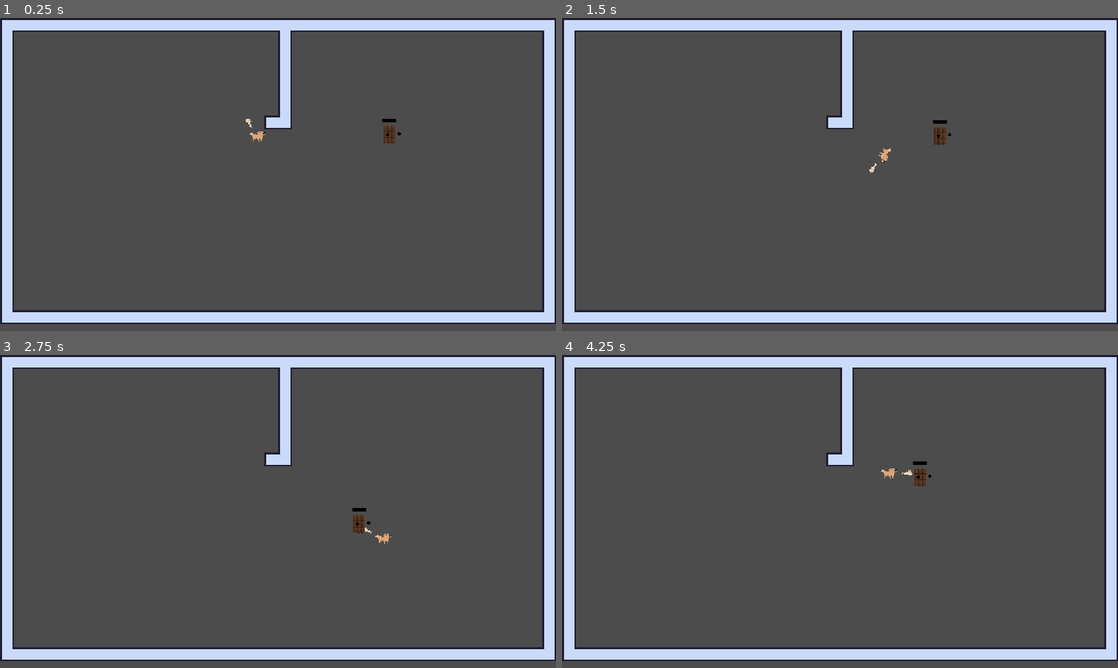
Above: before the commit, frames 1-4 (two rows, left to right).
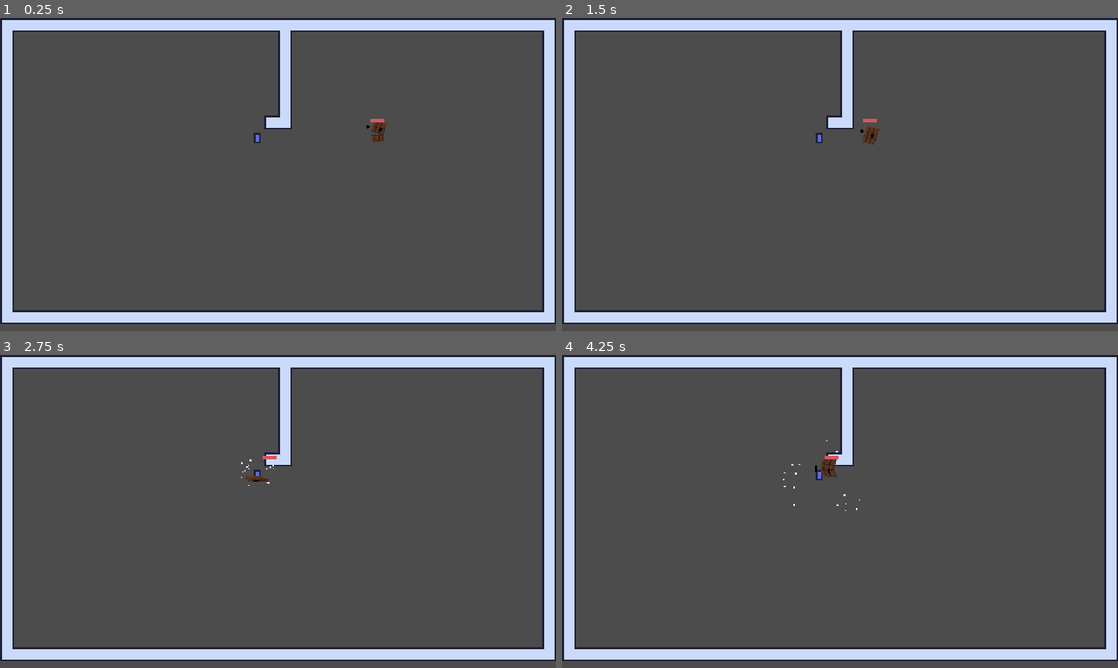
Above: after the commit, the same moments.

Repository: 3k2ng/dog-puff-pensive
Game: Godot game, scene res://scenes/demo_tung.tscn
Two runs of this game, one before a commit and one after it. Both use one fixed random seed, a clock stepped at 60 frames per second and the inputs below. The project has no main scene, so this scene is started directly.
Inputs (mouse positions are in pixels of both pictures, inside the frame that each line leads up to):
- Up to frame 1 (0.25 s): no input
- Up to frame 2 (1.5 s): move the mouse to (962, 158) at 0.52 s; hold D (move_right) 0.53-1.28 s; click (962, 158) at 0.6 s; move the mouse to (728, 190) at 1.27 s; hold S (move_down) from 1.28 s (still down); right-click (728, 190) at 1.35 s
- Up to frame 3 (2.75 s): click (166, 527) at 1.55 s; move the mouse to (333, 442) at 2.02 s; release S (move_down) at 2.03 s; hold D (move_right) from 2.03 s (still down); click (333, 442) at 2.1 s
- Up to frame 4 (4.25 s): move the mouse to (812, 574) at 2.77 s; release D (move_right) at 2.78 s; hold W (move_up) 2.78-3.53 s; click (812, 574) at 2.85 s; move the mouse to (1006, 558) at 3.52 s; hold A (move_left) from 3.53 s (still down); right-click (1006, 558) at 3.6 s; click (1006, 558) at 3.8 s

The runs differ from the first frame. In frame 1, 0.4% of the frame differs, in the area x 44-73%, y 32-41%; in frame 2, 0.4%; in frame 3, 0.3%; in frame 4, 0.4%, in the area x 39-67%, y 27-50%.
Error before the commit: Attempt to call function 'hurt' in base 'null instance' on a null instance. (res://scripts/player_melee.gd:14)
Error after the commit: Attempt to call function 'melee_input' in base 'null instance' on a null instance. (res://scripts/player_movement.gd:13)

Commit message:
Revert "Added mouse movement of the bone (for real this time)"
This reverts commit 37c78511f69d3bef58788cb1f81aa94cca2c7bf0.

Diff:
--- a/scenes/Player.tscn
+++ b/scenes/Player.tscn
@@ -1,13 +1,10 @@
-[gd_scene load_steps=11 format=2]
+[gd_scene load_steps=6 format=2]
 
 [ext_resource path="res://scripts/player_movement.gd" type="Script" id=1]
-[ext_resource path="res://scripts/player_melee.gd" type="Script" id=2]
-[ext_resource path="res://sprites/bone/swing.png" type="Texture" id=3]
-[ext_resource path="res://sprites/dog/still.png" type="Texture" id=4]
+[ext_resource path="res://sprites/test_sprites/player.png" type="Texture" id=2]
 
-[sub_resource type="CapsuleShape2D" id=4]
-radius = 6.0
-height = 8.0
+[sub_resource type="RectangleShape2D" id=1]
+extents = Vector2( 4, 6 )
 
 [sub_resource type="Animation" id=2]
 length = 0.001
@@ -21,7 +18,7 @@
 "times": PoolRealArray( 0 ),
 "transitions": PoolRealArray( 1 ),
 "update": 0,
-"values": [ ExtResource( 4 ) ]
+"values": [ ExtResource( 2 ) ]
 }
 tracks/1/type = "value"
 tracks/1/path = NodePath("Sprite:position")
@@ -47,26 +44,6 @@
 "update": 0,
 "values": [ 0.0 ]
 }
-tracks/3/type = "bezier"
-tracks/3/path = NodePath("Sprite:position:x")
-tracks/3/interp = 1
-tracks/3/loop_wrap = true
-tracks/3/imported = false
-tracks/3/enabled = true
-tracks/3/keys = {
-"points": PoolRealArray( 0, -0.25, 0, 0.25, 0 ),
-"times": PoolRealArray( 0 )
-}
-tracks/4/type = "bezier"
-tracks/4/path = NodePath("Sprite:position:y")
-tracks/4/interp = 1
-tracks/4/loop_wrap = true
-tracks/4/imported = false
-tracks/4/enabled = true
-tracks/4/keys = {
-"points": PoolRealArray( 0, -0.25, 0, 0.25, 0 ),
-"times": PoolRealArray( 0 )
-}
 
 [sub_resource type="Animation" id=3]
 resource_name = "dodge_roll"
@@ -81,7 +58,7 @@
 "times": PoolRealArray( 0 ),
 "transitions": PoolRealArray( 1 ),
 "update": 0,
-"values": [ ExtResource( 4 ) ]
+"values": [ ExtResource( 2 ) ]
 }
 tracks/1/type = "value"
 tracks/1/path = NodePath("Sprite:position")
@@ -107,148 +84,22 @@
 "update": 0,
 "values": [ 0.0, 90.0, 180.0, 270.0, 360.0 ]
 }
-
-[sub_resource type="CapsuleShape2D" id=5]
-radius = 8.61703
-height = 29.3521
-
-[sub_resource type="Animation" id=10]
-length = 0.001
-tracks/0/type = "value"
-tracks/0/path = NodePath("HitBox:position")
-tracks/0/interp = 1
-tracks/0/loop_wrap = true
-tracks/0/imported = false
-tracks/0/enabled = true
-tracks/0/keys = {
-"times": PoolRealArray( 0 ),
-"transitions": PoolRealArray( 1 ),
-"update": 0,
-"values": [ Vector2( 14.6619, 9.90101 ) ]
-}
-tracks/1/type = "value"
-tracks/1/path = NodePath("Sprite:position")
-tracks/1/interp = 1
-tracks/1/loop_wrap = true
-tracks/1/imported = false
-tracks/1/enabled = true
-tracks/1/keys = {
-"times": PoolRealArray( 0 ),
-"transitions": PoolRealArray( 1 ),
-"update": 0,
-"values": [ Vector2( 6.06941, -0.402863 ) ]
-}
-tracks/2/type = "value"
-tracks/2/path = NodePath("Sprite:frame")
-tracks/2/interp = 1
-tracks/2/loop_wrap = true
-tracks/2/imported = false
-tracks/2/enabled = true
-tracks/2/keys = {
-"times": PoolRealArray( 0 ),
-"transitions": PoolRealArray( 1 ),
-"update": 1,
-"values": [ 0 ]
-}
-tracks/3/type = "value"
-tracks/3/path = NodePath("HitBox:disabled")
+tracks/3/type = "method"
+tracks/3/path = NodePath(".")
 tracks/3/interp = 1
 tracks/3/loop_wrap = true
 tracks/3/imported = false
 tracks/3/enabled = true
 tracks/3/keys = {
-"times": PoolRealArray( 0 ),
-"transitions": PoolRealArray( 1 ),
-"update": 0,
-"values": [ true ]
-}
-tracks/4/type = "value"
-tracks/4/path = NodePath("HitBox:rotation_degrees")
-tracks/4/interp = 1
-tracks/4/loop_wrap = true
-tracks/4/imported = false
-tracks/4/enabled = true
-tracks/4/keys = {
-"times": PoolRealArray( 0 ),
-"transitions": PoolRealArray( 1 ),
-"update": 0,
-"values": [ -41.8678 ]
-}
-
-[sub_resource type="Animation" id=9]
-resource_name = "bone_melee"
-length = 0.5
-tracks/0/type = "value"
-tracks/0/path = NodePath("Sprite:position")
-tracks/0/interp = 1
-tracks/0/loop_wrap = true
-tracks/0/imported = false
-tracks/0/enabled = true
-tracks/0/keys = {
-"times": PoolRealArray( 0 ),
-"transitions": PoolRealArray( 1 ),
-"update": 0,
-"values": [ Vector2( 6.06941, -0.402863 ) ]
-}
-tracks/1/type = "value"
-tracks/1/path = NodePath("HitBox:position")
-tracks/1/interp = 1
-tracks/1/loop_wrap = true
-tracks/1/imported = false
-tracks/1/enabled = true
-tracks/1/keys = {
-"times": PoolRealArray( 0, 0.2 ),
+"times": PoolRealArray( 0, 0.5 ),
 "transitions": PoolRealArray( 1, 1 ),
-"update": 0,
-"values": [ Vector2( 14.6619, 9.90101 ), Vector2( 20.4401, -4.81671 ) ]
-}
-tracks/2/type = "value"
-tracks/2/path = NodePath("HitBox:rotation_degrees")
-tracks/2/interp = 1
-tracks/2/loop_wrap = true
-tracks/2/imported = false
-tracks/2/enabled = true
-tracks/2/keys = {
-"times": PoolRealArray( 0, 0.2 ),
-"transitions": PoolRealArray( 1, 1 ),
-"update": 0,
-"values": [ 132.153, -41.8678 ]
-}
-tracks/3/type = "value"
-tracks/3/path = NodePath("Sprite:frame")
-tracks/3/interp = 1
-tracks/3/loop_wrap = true
-tracks/3/imported = false
-tracks/3/enabled = true
-tracks/3/keys = {
-"times": PoolRealArray( 0, 0.1, 0.2, 0.3, 0.4 ),
-"transitions": PoolRealArray( 1, 1, 1, 1, 1 ),
-"update": 1,
-"values": [ 0, 1, 2, 3, 4 ]
-}
-tracks/4/type = "value"
-tracks/4/path = NodePath("Sprite:flip_h")
-tracks/4/interp = 1
-tracks/4/loop_wrap = true
-tracks/4/imported = false
-tracks/4/enabled = true
-tracks/4/keys = {
-"times": PoolRealArray( 0 ),
-"transitions": PoolRealArray( 1 ),
-"update": 1,
-"values": [ false ]
-}
-tracks/5/type = "value"
-tracks/5/path = NodePath("HitBox:disabled")
-tracks/5/interp = 1
-tracks/5/loop_wrap = true
-tracks/5/imported = false
-tracks/5/enabled = true
-tracks/5/keys = {
-"times": PoolRealArray( 0.2, 0.3, 0.4, 1 ),
-"transitions": PoolRealArray( 1, 1, 1, 1 ),
-"update": 1,
-"values": [ false, false, true, true ]
+"values": [ {
+"args": [ true ],
+"method": "set_process_unhandled_input"
+}, {
+"args": [ false ],
+"method": "set_process_unhandled_input"
+} ]
 }
 
 [node name="player" type="KinematicBody2D"]
@@ -256,31 +107,11 @@
 
 [node name="physicsBox" type="CollisionShape2D" parent="."]
 position = Vector2( 0, 2 )
-rotation = 1.5708
-shape = SubResource( 4 )
+shape = SubResource( 1 )
 
-[node name="PlayerAnimation" type="AnimationPlayer" parent="."]
+[node name="AnimationPlayer" type="AnimationPlayer" parent="."]
 anims/RESET = SubResource( 2 )
 anims/dodge_roll = SubResource( 3 )
 
 [node name="Sprite" type="Sprite" parent="."]
-texture = ExtResource( 4 )
-
-[node name="MeleeArea" type="Area2D" parent="."]
-rotation = 0.231427
-script = ExtResource( 2 )
-
-[node name="HitBox" type="CollisionShape2D" parent="MeleeArea"]
-position = Vector2( 14.6619, 9.90101 )
-rotation = -0.730731
-shape = SubResource( 5 )
-disabled = true
-
-[node name="Sprite" type="Sprite" parent="MeleeArea"]
-position = Vector2( 6.06941, -0.402863 )
-texture = ExtResource( 3 )
-hframes = 5
-
-[node name="BoneAnimation" type="AnimationPlayer" parent="MeleeArea"]
-anims/RESET = SubResource( 10 )
-anims/bone_melee = SubResource( 9 )
+texture = ExtResource( 2 )
--- a/scenes/melee_attack.gd
+++ /dev/null
@@ -1,16 +0,0 @@
-extends Area2D
-
-
-# Declare member variables here. Examples:
-# var a = 2
-# var b = "text"
-
-
-# Called when the node enters the scene tree for the first time.
-func _ready():
-	pass # Replace with function body.
-
-
-# Called every frame. 'delta' is the elapsed time since the previous frame.
-#func _process(delta):
-#	pass
--- a/scripts/enemies/basic_enemy.gd
+++ b/scripts/enemies/basic_enemy.gd
@@ -1,16 +1,34 @@
 extends "res://scripts/enemies/enemy.gd"
+
+const SPLASH: PackedScene = preload("res://objects/splash.tscn")
+
+enum {
+	IDLE,
+	HIT,
+	CHASE,
+	ATTACK
+}
 
 const MOVEMENT_SPEED = 32
 
-const DETECTION_RANGE = 80 # 5 blocks
+const DETECTION_RANGE = 160 # 10 blocks
 const ATTACK_RANGE = 16
+const CLOSEST_DIST = 1 # closest distance needed to consider arrived at last know player location
 
+const STUN_TIME = 0.1
 
 var direction: Vector2
+var last_known_location: Vector2 # location of player last time seen
 
 var target: KinematicBody2D
+var state: int
+var stun_timer: float
+var dead: bool
 
 onready var to_player: RayCast2D = $ToPlayer
+onready var health_bar: TextureProgress = $HealthBar
+onready var anim_sprite: AnimatedSprite = $Sprite
+onready var anim_playback = $AnimationTree.get("parameters/playback")
 
 func get_player_as_target() -> void:
 	var player_group: Array = get_tree().get_nodes_in_group("player")
@@ -20,30 +38,77 @@
 		to_player.add_exception(target)
 		to_player.enabled = true
 
+func _die() -> void:
+	dead = true
+	velocity = Vector2.ZERO
+	anim_playback.travel("dead")
+
 func _ready() -> void:
 	get_player_as_target()
+	max_health = 3
+	health_bar.max_value = max_health
+	._ready()
 
 func _process(delta: float) -> void:
 	._process(delta)
+	health_bar.value = health
+
+	if dead:
+		return
+
+	if state == HIT:
+		if stun_timer > 0:
+			stun_timer -= delta
+			anim_playback.travel("hurt")
+			return
+		else:
+			state = IDLE
+
 	if target:
 		to_player.cast_to = target.position - position
-		if to_player.cast_to.length() > DETECTION_RANGE or to_player.is_colliding():
-			# no player detected
-			direction = Vector2.ZERO
-			pass
-		elif to_player.cast_to.length() < ATTACK_RANGE:
-			$AnimationPlayer.play("melee_attack")
+		if $AnimationPlayer.current_animation == "melee_attack" or (to_player.cast_to.length() < ATTACK_RANGE and not to_player.is_colliding()):
+			state = ATTACK
+		elif to_player.cast_to.length() > DETECTION_RANGE or to_player.is_colliding():
+			if position.distance_to(last_known_location) < 1:
+				anim_playback.travel("confused")
+				state = IDLE
 		else:
 			# yes player detected
-			$MeleeBox.rotation = Vector2.RIGHT.angle_to(to_player.cast_to)
-			direction = to_player.cast_to.normalized()
-			pass
+			last_known_location = target.position
+			anim_playback.travel("notice")
+			state = CHASE
 	else:
 		get_player_as_target()
 
+	match state:
+		IDLE:
+			anim_playback.travel("idle")
+			direction = Vector2.ZERO
+		ATTACK:
+			anim_playback.travel("melee_attack")
+			direction = Vector2.ZERO
+		CHASE:
+			anim_playback.travel("chase")
+			direction = position.direction_to(last_known_location).normalized()
+			$MeleeBox.rotation = Vector2.RIGHT.angle_to(direction)
+
 func _physics_process(delta: float) -> void:
 	._physics_process(delta)
-	velocity = direction * MOVEMENT_SPEED
+	if state != HIT:
+		velocity = direction * MOVEMENT_SPEED
+		if velocity.x < 0:
+			anim_sprite.flip_h = true
+		elif velocity.x > 0:
+			anim_sprite.flip_h = false
 
 func hurt(dir: Vector2, damage: int) -> void:
+	$FlashPlayer.play("flash")
+	state = HIT
+	stun_timer = STUN_TIME
+	velocity = dir.normalized() * 32
 	.hurt(dir, damage)
+
+func splash() -> void:
+	var new_splash = SPLASH.instance()
+	new_splash.position = $MeleeBox/Shape.global_position
+	SignalBus.emit_signal("spawn_object", new_splash)
--- a/scripts/enemies/enemy.gd
+++ b/scripts/enemies/enemy.gd
@@ -1,13 +1,14 @@
 extends KinematicBody2D
 
+var max_health: int
 var health: int
 var velocity: Vector2
 
 func _ready() -> void:
-	pass
+	health = max_health
 
 func _process(delta: float) -> void:
-	if health < 0:
+	if health <= 0:
 		_die()
 
 func _physics_process(delta: float) -> void:
--- a/scripts/player_melee.gd
+++ b/scripts/player_melee.gd
@@ -9,9 +9,18 @@
 
 
 func if_body_entered(body: Node):
+	if Input.get_connected_joypads().size() > 0:
+		pass
+		# write attack code for controller later
+	else:
+		pass
 	if body.is_in_group("enemy"):
 		print("enemy is hit")
 		$body.hurt()
+
+func _Input(event):
+	if Input.is_action_just_pressed("melee_attack"):
+		$BoneAnimation.play("")
 
 
 func melee_input():
